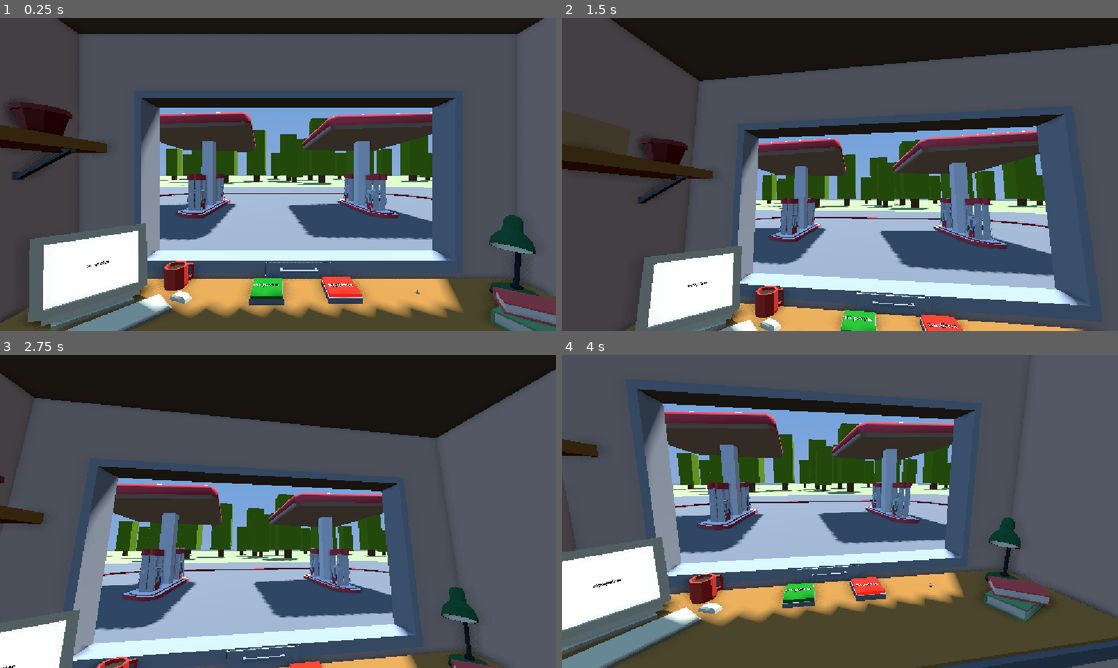
Above: before the commit, frames 1-4 (two rows, left to right).
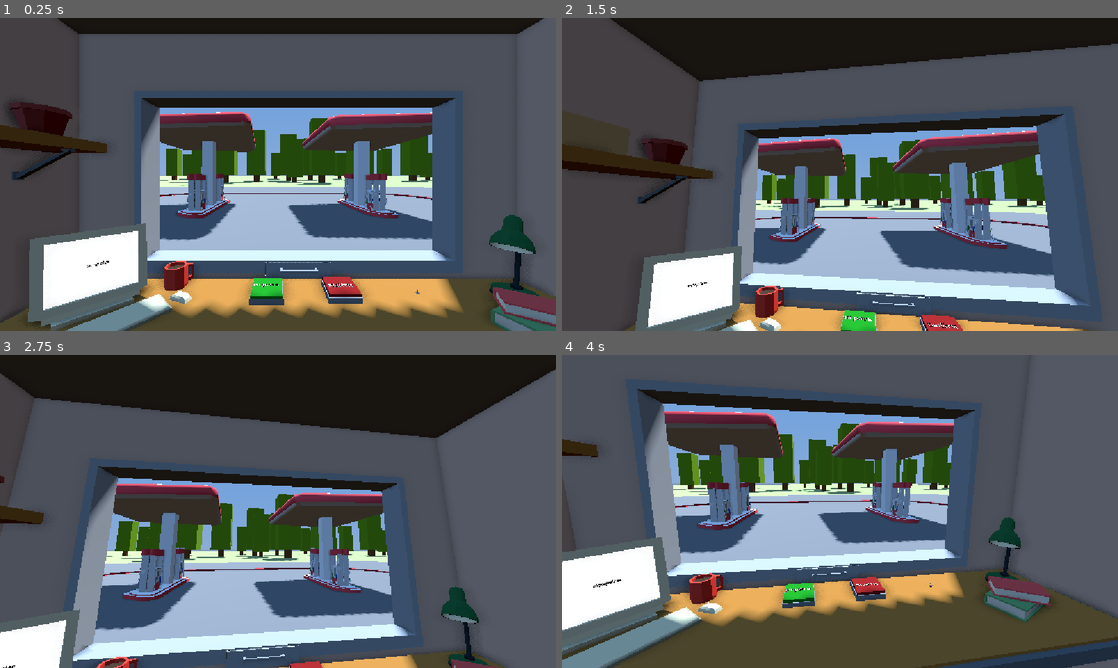
Above: after the commit, the same moments.

Repository: RolicsVin/AZS
Game: Godot game, scene res://scenes/menu.tscn
Two runs of this game, one before a commit and one after it. Both use one fixed random seed, a clock stepped at 60 frames per second and the inputs below.
Inputs (mouse positions are in pixels of both pictures, inside the frame that each line leads up to):
- Up to frame 1 (0.25 s): no input
- Up to frame 2 (1.5 s): tap Enter (ui_accept) at 0.5, 0.77 s; move the mouse to (962, 158) at 0.52 s; hold Right (ui_right) 0.53-1.28 s; click (962, 158) at 0.6 s; move the mouse to (728, 190) at 1.27 s; hold Down (ui_down) from 1.28 s (still down); click (728, 190) at 1.35 s
- Up to frame 3 (2.75 s): tap Enter (ui_accept) at 1.52 s; move the mouse to (333, 442) at 2.02 s; release Down (ui_down) at 2.03 s; hold Right (ui_right) from 2.03 s (still down); click (333, 442) at 2.1 s
- Up to frame 4 (4 s): move the mouse to (812, 574) at 2.77 s; release Right (ui_right) at 2.78 s; hold Up (ui_up) 2.78-3.53 s; click (812, 574) at 2.85 s; tap Enter (ui_accept) at 3.02, 3.77 s; move the mouse to (1006, 558) at 3.52 s; hold Left (ui_left) from 3.53 s (still down); click (1006, 558) at 3.6 s

The runs differ from the first frame. In frame 1, 0.3% of the frame differs, in the area x 57-66%, y 82-90%; in frame 2, 0.3%; in frame 3, 0.1%; in frame 4, 0.3%.

Commit message:
Update menu.tscn

Diff:
--- a/scenes/menu.tscn
+++ b/scenes/menu.tscn
@@ -52,6 +52,7 @@
 albedo_color = Color(0.53126246, 0.044710986, 4.813075e-08, 1)
 emission_enabled = true
 emission = Color(0.94870466, 0.1259211, 0, 1)
+emission_energy_multiplier = 0.0
 
 [sub_resource type="LabelSettings" id="LabelSettings_g4v7s"]
 font_size = 29
